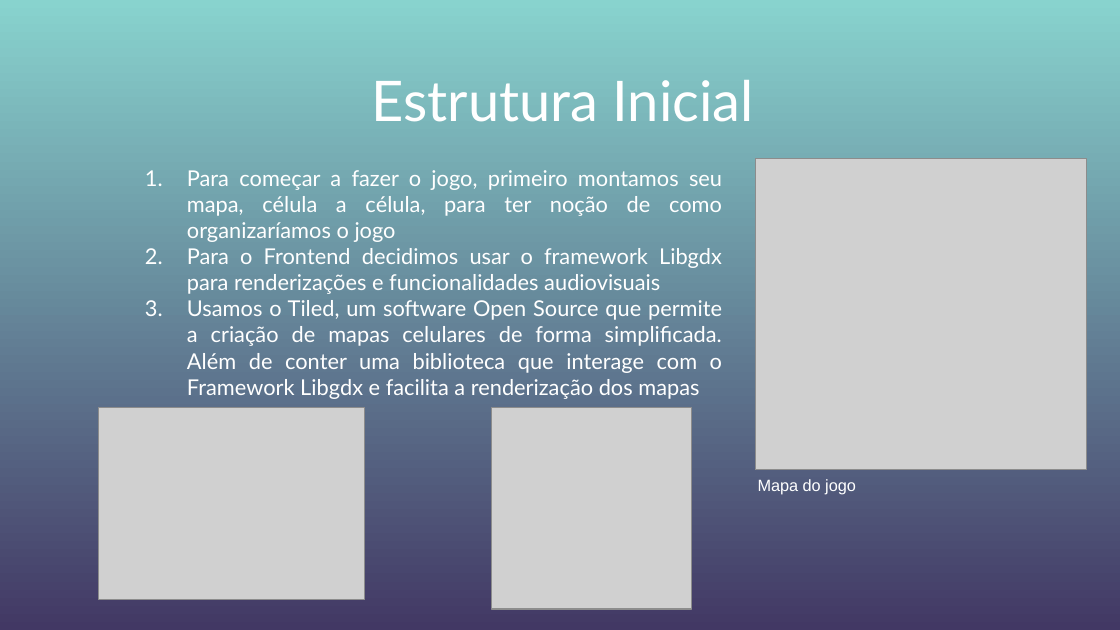
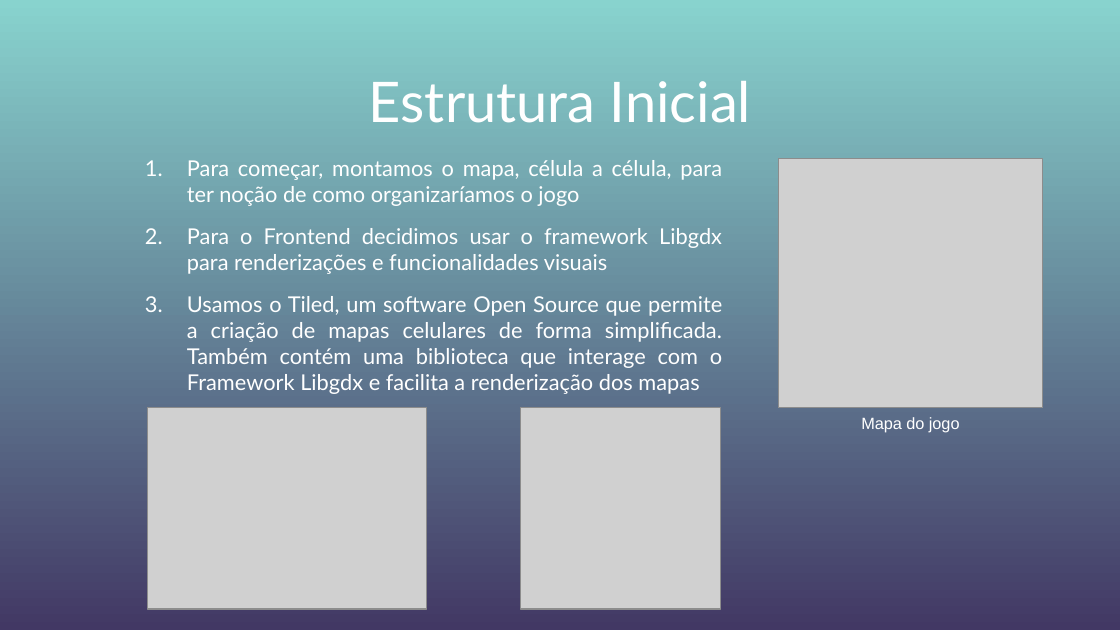
Before and after one commit to Grupo-Gustavo-Rodrigo-lab05/TrabPOO, a slide deck: slide 3 of assets/ApresentaçãoFinal.pptx (slide 2 before the commit). Drawn at 1120x630 pixels with LibreOffice and Linux fonts; fonts in the diff are those of the drawing; grey boxes stand for pictures; background and template pictures are left out. Boxes give left, top, right and bottom in pixels: in the first picture for what was removed or moved away, otherwise in the second. Text is boxed around its words. In the diff, an @@ line names an element or a change of style, - is before the commit and + after.

```diff
--- a/assets/ApresentaçãoFinal.pptx
+++ b/assets/ApresentaçãoFinal.pptx
@@ text at (187,160,722,394): text changed @@
-1. Para começar a fazer o jogo, primeiro montamos seu mapa, célula a célula, para ter noção de como organizaríamos o jogo
-2. Para o Frontend decidimos usar o framework Libgdx para renderizações e funcionalidades audiovisuais
-3. Usamos o Tiled, um software Open Source que permite a criação de mapas celulares de forma simplificada. Além de conter uma biblioteca que interage com o Framework Libgdx e facilita a renderização dos mapas
+1. Para começar, montamos o mapa, célula a célula, para ter noção de como organizaríamos o jogo
+2. Para o Frontend decidimos usar o framework Libgdx para renderizações e funcionalidades visuais
+3. Usamos o Tiled, um software Open Source que permite a criação de mapas celulares de forma simplificada. Também contém uma biblioteca que interage com o Framework Libgdx e facilita a renderização dos mapas
@@ picture: place and size @@
-picture at (755,159,1086,470)
+picture at (778,159,1043,408)
@@ picture: place and size @@
-picture at (99,408,365,600)
+picture at (147,408,426,609)
@@ picture: place and size @@
-picture at (492,408,692,609)
+picture at (521,408,721,609)
@@ text "Mapa do jogo": place and size @@
-text "Mapa do jogo" at (758,479,856,495)
+text "Mapa do jogo" at (861,417,960,433)
@@ text "Mapa do jogo" at (861,417,960,433): alignment left to centre @@
```
Also in this commit, not shown: 9 other slides changed, 1 slide added, 1 slide removed.
